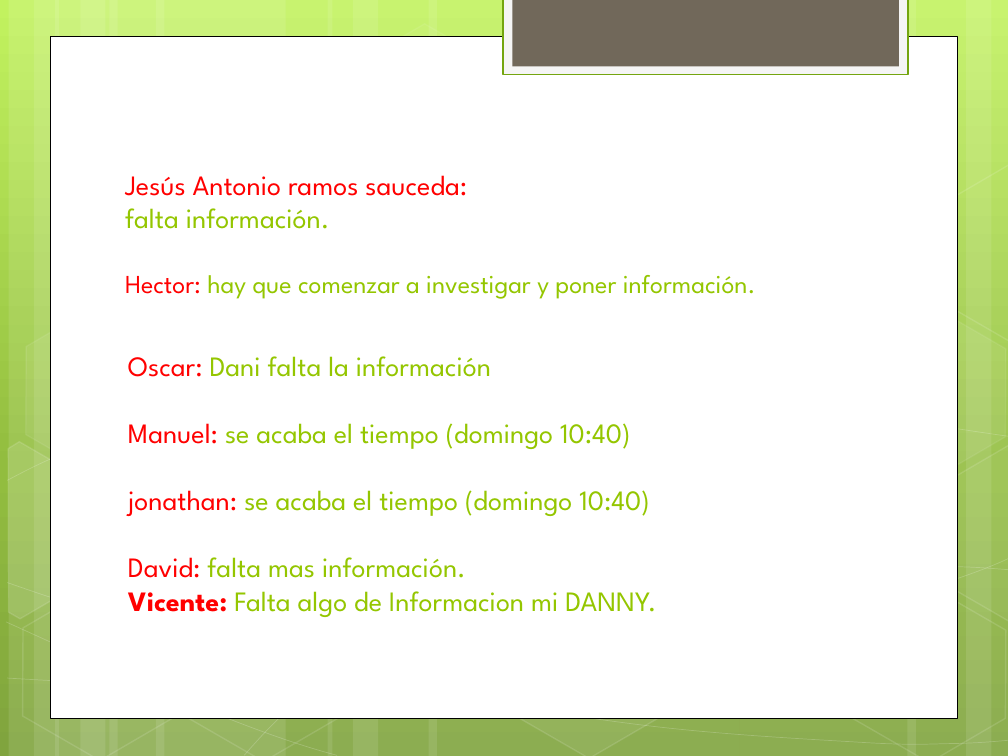
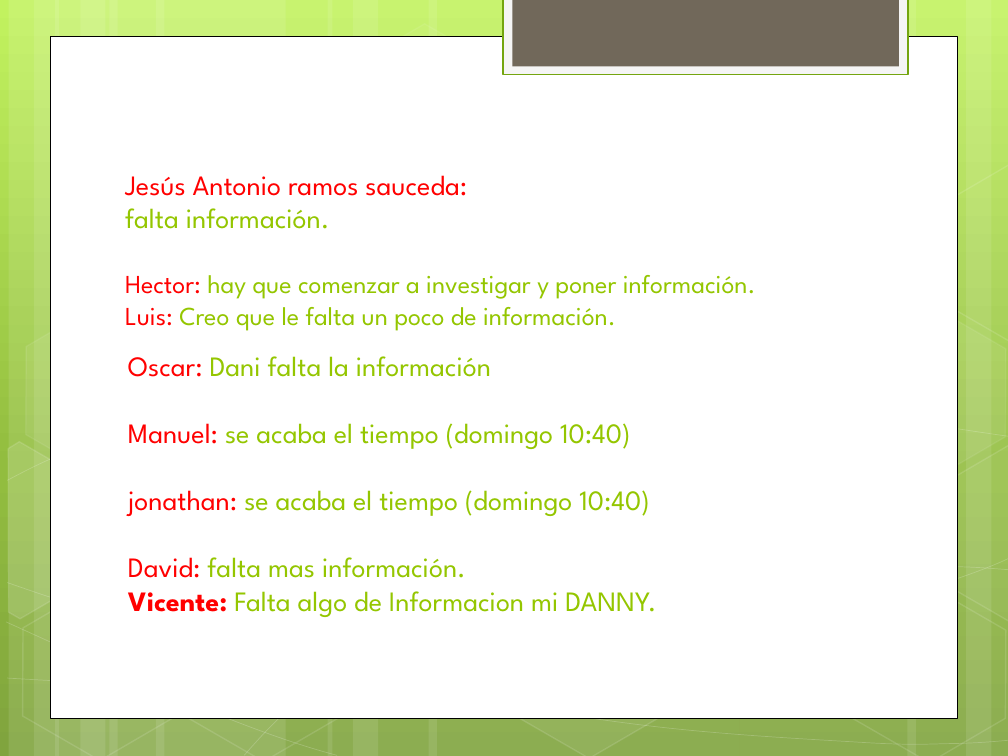
Before and after one commit to lc850/auditoria, a slide deck: slide 2 of La auditoria en informática y su entorno.pptx. Drawn at 1008x756 pixels with LibreOffice and Linux fonts; fonts in the diff are those of the drawing. Boxes give left, top, right and bottom in pixels: in the first picture for what was removed or moved away, otherwise in the second. Text is boxed around its words. In the diff, an @@ line names an element or a change of style, - is before the commit and + after.

Commit message:
Luis

```diff
--- a/La auditoria en informática y su entorno.pptx
+++ b/La auditoria en informática y su entorno.pptx
@@ text at (x1=125, y1=275, x2=756, y2=331): text changed @@
-Hector: hay que comenzar a investigar y poner información.
+Hector: hay que comenzar a investigar y poner información.
+Luis: Creo que le falta un poco de información.
```
